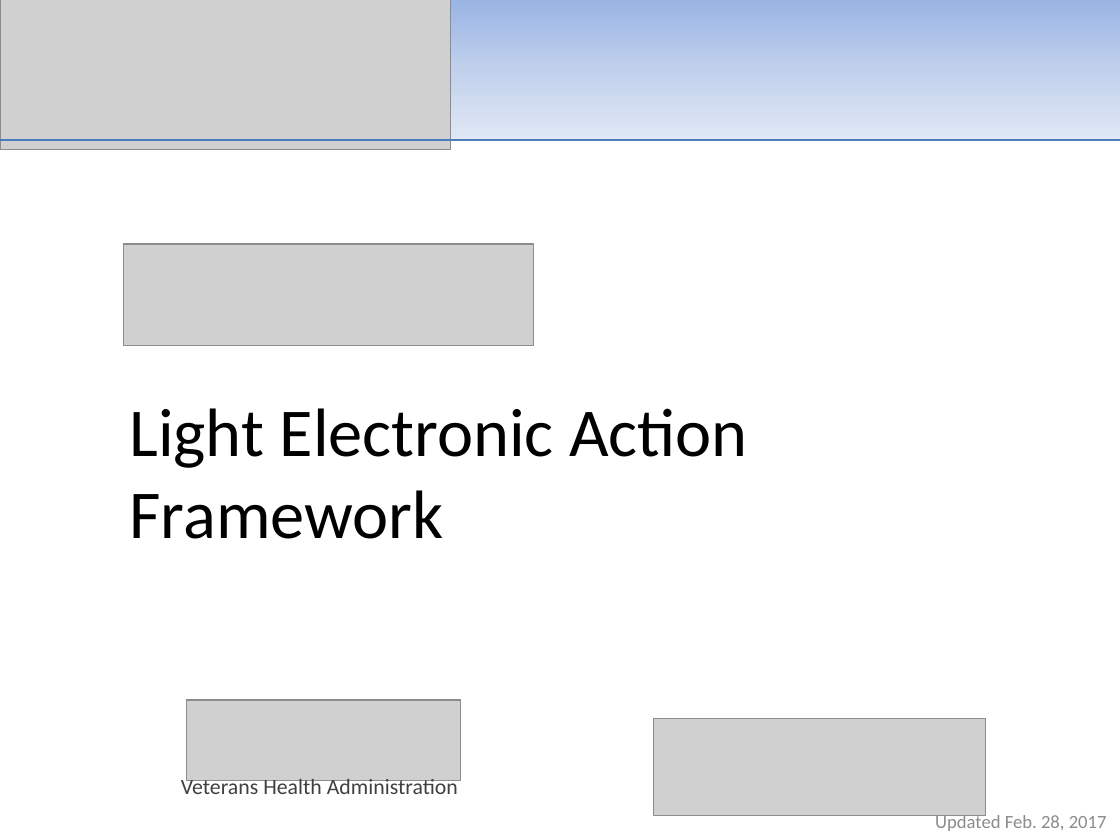
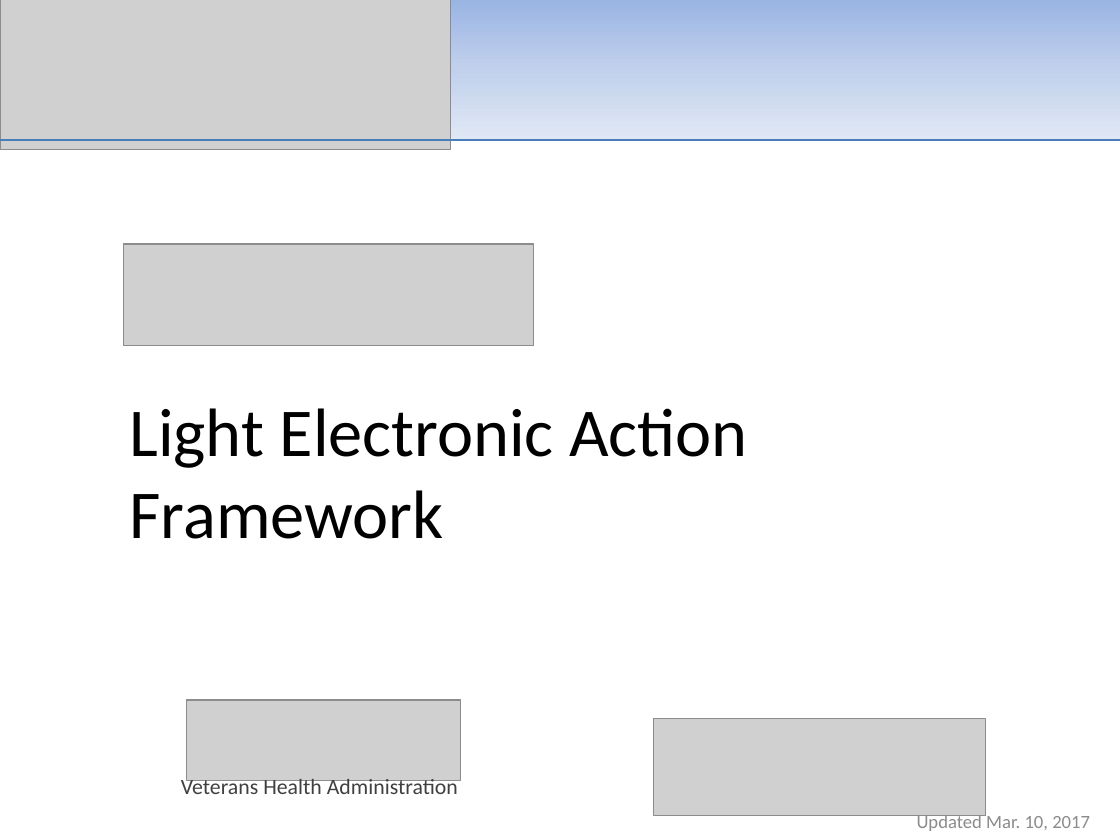
Before and after one commit to department-of-veterans-affairs/LEAF, a slide deck: slide 1 of Documentation/LEAF_Product_Overview.pptx. Drawn at 1120x840 pixels with LibreOffice and Linux fonts; fonts in the diff are those of the drawing; grey boxes stand for pictures. Boxes give left, top, right and bottom in pixels: in the first picture for what was removed or moved away, otherwise in the second. Text is boxed around its words. In the diff, an @@ line names an element or a change of style, - is before the commit and + after.

```diff
--- a/Documentation/LEAF_Product_Overview.pptx
+++ b/Documentation/LEAF_Product_Overview.pptx
@@ text at (917, 813, 1090, 831): text changed @@
-Updated Feb. 28, 2017
+Updated Mar. 10, 2017
```
Also in this commit, not shown: 4 other slides changed, 3 slides added, 1 slide removed.
